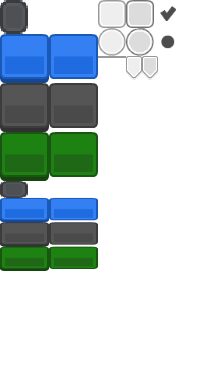
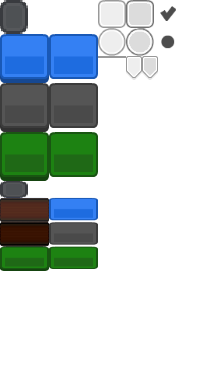
Revision of a layered 211x368 image; what changed, layer by layer:
painted on "bt2" over [0, 198, 49, 246]
